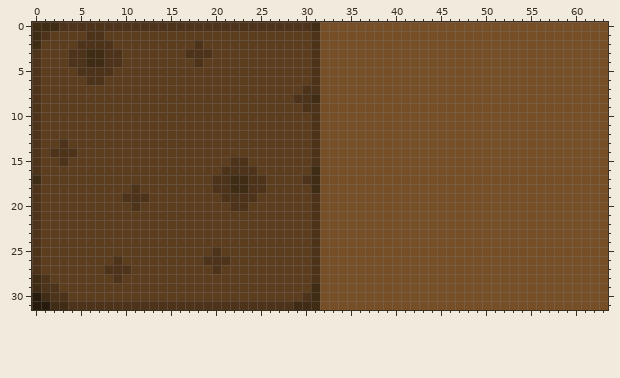
File history of a pixel-art sprite, assets/tileset_placeholder.png. Above, as it was before the edit.
The file is 64x32 pixels.
After:
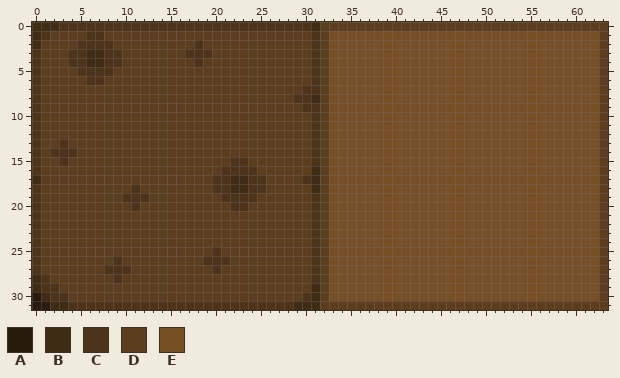
Palette (. is transparent): A #281b0d  B #402b15  C #4d331a  D #5c3e1f  E #764f27
Edits made:
@@ x 30..63 @@
- 0 CBEEEEEEEEEEEEEEEEEEEEEEEEEEEEEEEE
- 1 DCEEEEEEEEEEEEEEEEEEEEEEEEEEEEEEEE
- 2 DCEEEEEEEEEEEEEEEEEEEEEEEEEEEEEEEE
- 3 DCEEEEEEEEEEEEEEEEEEEEEEEEEEEEEEEE
- 4 DCEEEEEEEEEEEEEEEEEEEEEEEEEEEEEEEE
- 5 DCEEEEEEEEEEEEEEEEEEEEEEEEEEEEEEEE
- 6 DCEEEEEEEEEEEEEEEEEEEEEEEEEEEEEEEE
- 7 CCEEEEEEEEEEEEEEEEEEEEEEEEEEEEEEEE
- 8 CBEEEEEEEEEEEEEEEEEEEEEEEEEEEEEEEE
- 9 CCEEEEEEEEEEEEEEEEEEEEEEEEEEEEEEEE
-10 DCEEEEEEEEEEEEEEEEEEEEEEEEEEEEEEEE
-11 DCEEEEEEEEEEEEEEEEEEEEEEEEEEEEEEEE
-12 DCEEEEEEEEEEEEEEEEEEEEEEEEEEEEEEEE
-13 DCEEEEEEEEEEEEEEEEEEEEEEEEEEEEEEEE
-14 DCEEEEEEEEEEEEEEEEEEEEEEEEEEEEEEEE
-15 DCEEEEEEEEEEEEEEEEEEEEEEEEEEEEEEEE
-16 DBEEEEEEEEEEEEEEEEEEEEEEEEEEEEEEEE
-17 CBEEEEEEEEEEEEEEEEEEEEEEEEEEEEEEEE
-18 DBEEEEEEEEEEEEEEEEEEEEEEEEEEEEEEEE
-19 DCEEEEEEEEEEEEEEEEEEEEEEEEEEEEEEEE
-20 DCEEEEEEEEEEEEEEEEEEEEEEEEEEEEEEEE
-21 DCEEEEEEEEEEEEEEEEEEEEEEEEEEEEEEEE
-22 DCEEEEEEEEEEEEEEEEEEEEEEEEEEEEEEEE
-23 DCEEEEEEEEEEEEEEEEEEEEEEEEEEEEEEEE
-24 DCEEEEEEEEEEEEEEEEEEEEEEEEEEEEEEEE
-25 DCEEEEEEEEEEEEEEEEEEEEEEEEEEEEEEEE
-26 DCEEEEEEEEEEEEEEEEEEEEEEEEEEEEEEEE
-27 DCEEEEEEEEEEEEEEEEEEEEEEEEEEEEEEEE
-28 DCEEEEEEEEEEEEEEEEEEEEEEEEEEEEEEEE
-29 DBEEEEEEEEEEEEEEEEEEEEEEEEEEEEEEEE
-30 CBEEEEEEEEEEEEEEEEEEEEEEEEEEEEEEEE
-31 BBEEEEEEEEEEEEEEEEEEEEEEEEEEEEEEEE
+ 0 CBDDDDDDDDDDDDDDDDDDDDDDDDDDDDDDDD
+ 1 DCDEEEEEEEEEEEEEEEEEEEEEEEEEEEEEED
+ 2 DCDEEEEEEEEEEEEEEEEEEEEEEEEEEEEEED
+ 3 DCDEEEEEEEEEEEEEEEEEEEEEEEEEEEEEED
+ 4 DCDEEEEEEEEEEEEEEEEEEEEEEEEEEEEEED
+ 5 DCDEEEEEEEEEEEEEEEEEEEEEEEEEEEEEED
+ 6 DCDEEEEEEEEEEEEEEEEEEEEEEEEEEEEEED
+ 7 CCDEEEEEEEEEEEEEEEEEEEEEEEEEEEEEED
+ 8 CBDEEEEEEEEEEEEEEEEEEEEEEEEEEEEEED
+ 9 CCDEEEEEEEEEEEEEEEEEEEEEEEEEEEEEED
+10 DCDEEEEEEEEEEEEEEEEEEEEEEEEEEEEEED
+11 DCDEEEEEEEEEEEEEEEEEEEEEEEEEEEEEED
+12 DCDEEEEEEEEEEEEEEEEEEEEEEEEEEEEEED
+13 DCDEEEEEEEEEEEEEEEEEEEEEEEEEEEEEED
+14 DCDEEEEEEEEEEEEEEEEEEEEEEEEEEEEEED
+15 DCDEEEEEEEEEEEEEEEEEEEEEEEEEEEEEED
+16 DBDEEEEEEEEEEEEEEEEEEEEEEEEEEEEEED
+17 CBDEEEEEEEEEEEEEEEEEEEEEEEEEEEEEED
+18 DBDEEEEEEEEEEEEEEEEEEEEEEEEEEEEEED
+19 DCDEEEEEEEEEEEEEEEEEEEEEEEEEEEEEED
+20 DCDEEEEEEEEEEEEEEEEEEEEEEEEEEEEEED
+21 DCDEEEEEEEEEEEEEEEEEEEEEEEEEEEEEED
+22 DCDEEEEEEEEEEEEEEEEEEEEEEEEEEEEEED
+23 DCDEEEEEEEEEEEEEEEEEEEEEEEEEEEEEED
+24 DCDEEEEEEEEEEEEEEEEEEEEEEEEEEEEEED
+25 DCDEEEEEEEEEEEEEEEEEEEEEEEEEEEEEED
+26 DCDEEEEEEEEEEEEEEEEEEEEEEEEEEEEEED
+27 DCDEEEEEEEEEEEEEEEEEEEEEEEEEEEEEED
+28 DCDEEEEEEEEEEEEEEEEEEEEEEEEEEEEEED
+29 DBDEEEEEEEEEEEEEEEEEEEEEEEEEEEEEED
+30 CBDEEEEEEEEEEEEEEEEEEEEEEEEEEEEEED
+31 BBDDDDDDDDDDDDDDDDDDDDDDDDDDDDDDDD
Changed places in both pictures, as pixel boxes (x1, y1, x2, y2):
changed: (320, 22, 608, 310)
